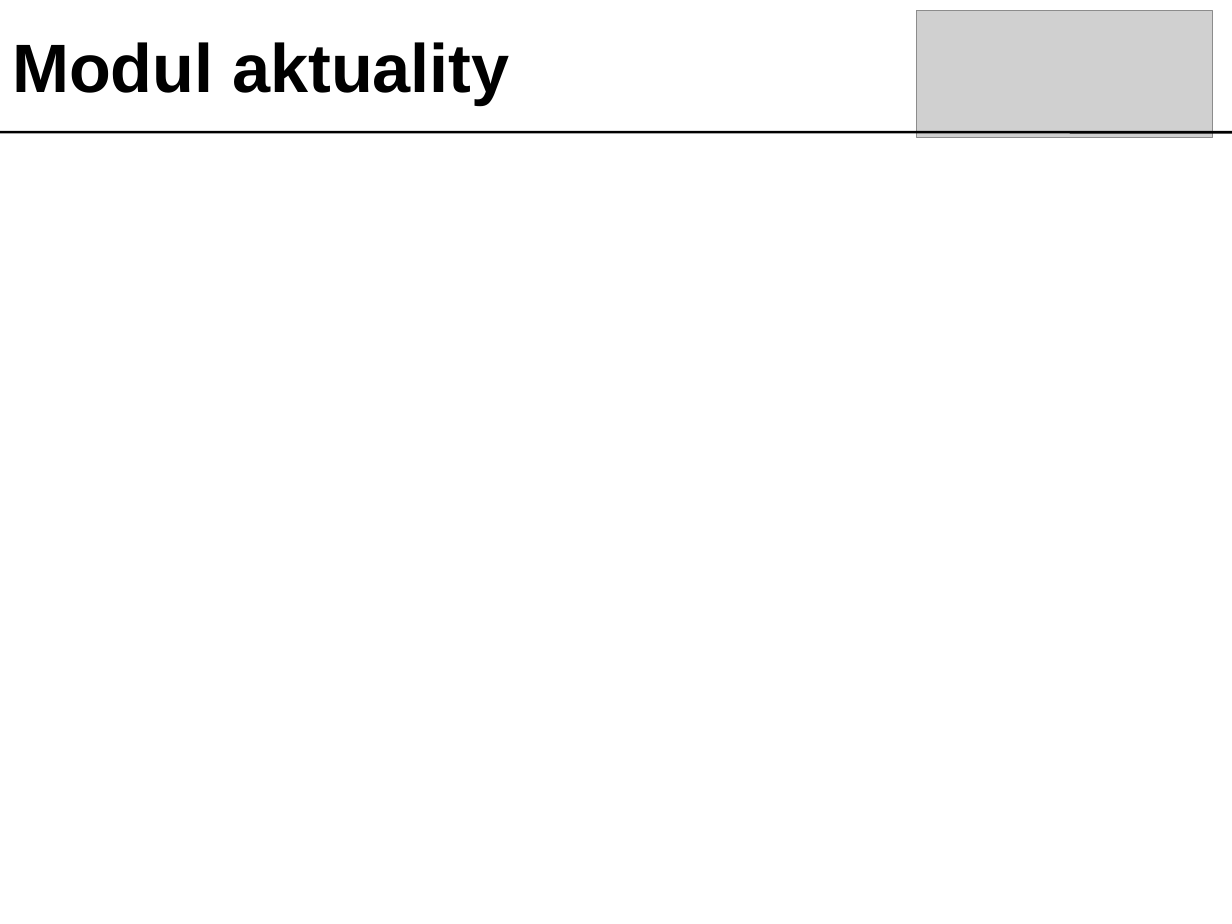
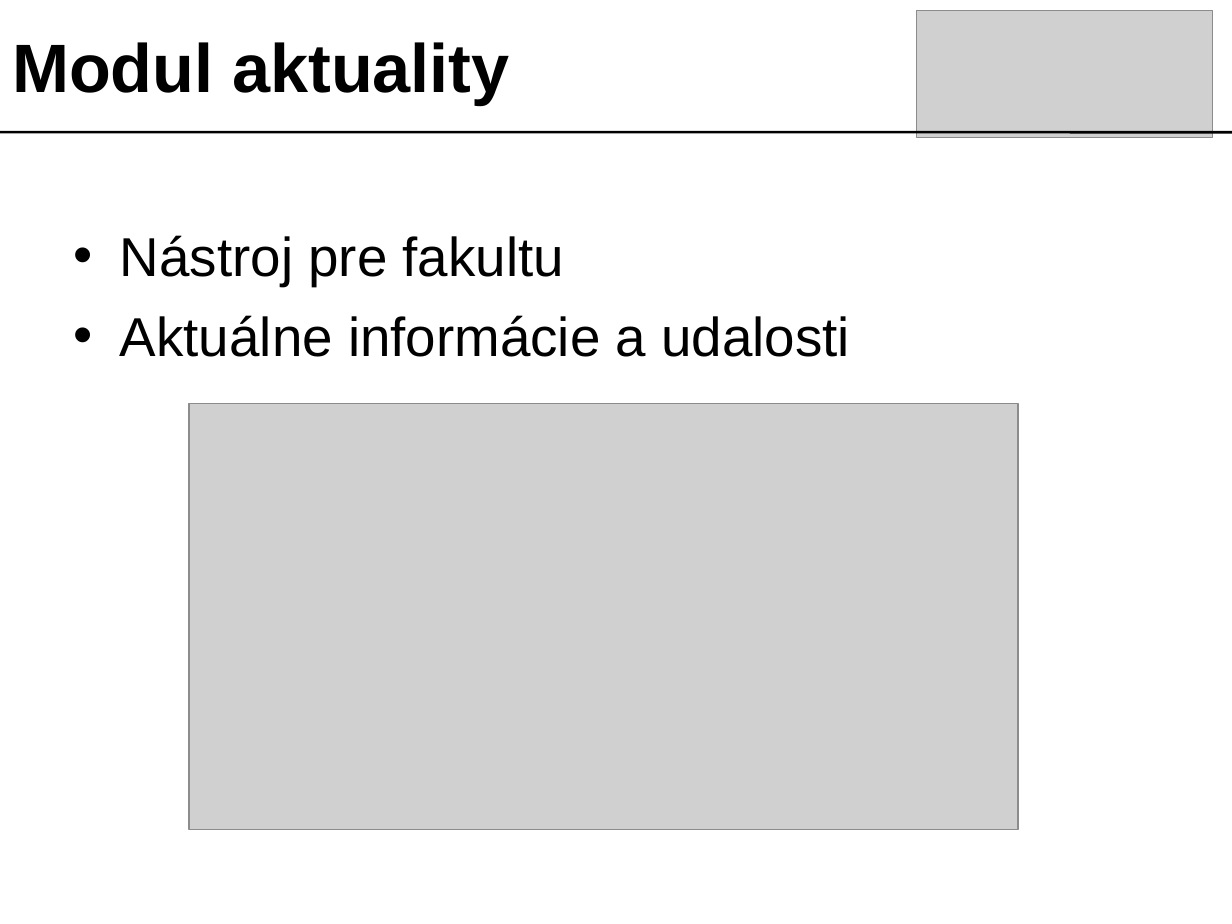
Before and after one commit to googlecode-mirror/timovy2007, a slide deck: slide 7 of doc/prezentacia/tech_presentation.ppt. Drawn at 1232x924 pixels with LibreOffice and Linux fonts; fonts in the diff are those of the drawing; grey boxes stand for pictures. Boxes give left, top, right and bottom in pixels: in the first picture for what was removed or moved away, otherwise in the second. Text is boxed around its words. In the diff, an @@ line names an element or a change of style, - is before the commit and + after.

```diff
--- a/doc/prezentacia/tech_presentation.ppt
+++ b/doc/prezentacia/tech_presentation.ppt
@@ text added at <box>120,235,850,357</box>, 32 pt, text #000000 @@
+• Nástroj pre fakultu
+• Aktuálne informácie a udalosti
@@ picture added at <box>188,404,1018,830</box> @@
```
